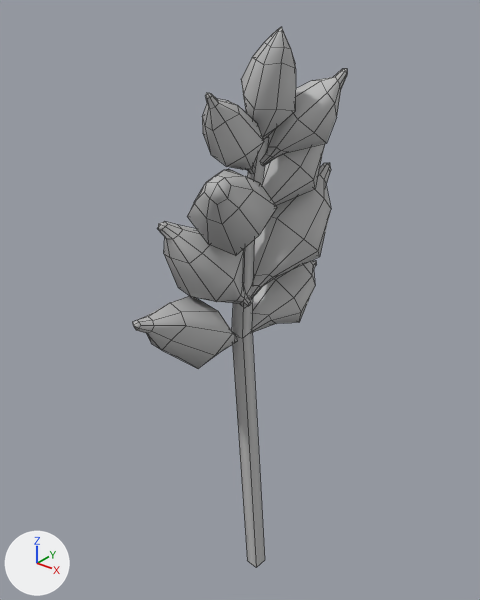
Renders of the FBX model Assets/Models/Origin_Mesh/wheat.fbx from each side of a commit.
The view is the same before and after, from a 50 mm lens placed at (0.299, -0.39, 0.527), pointed at (-0.016, 0.005, 0.282). The lights are fixed; the arrows at lower left show +X, +Y and +Z. Mesh edges are drawn as thin lines.

The first picture shows 'New_Assets:polySurface233'.
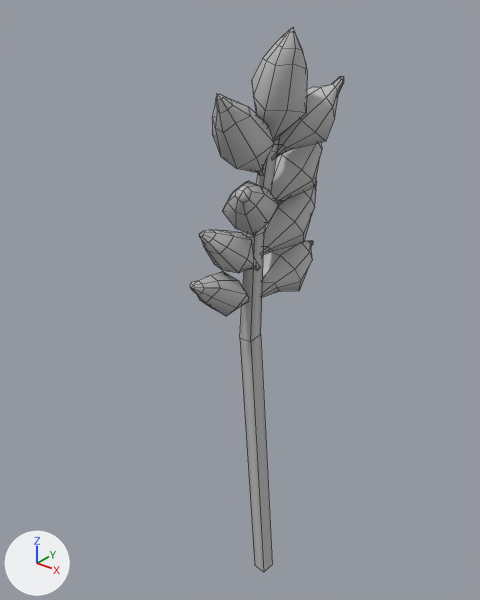
Where the change shows, as pixel boxes [x1, y1, x2, y2] in the pictures (480 x 600 px; the box of a moved part takes in the faces that stretch with it):
'New_Assets:polySurface233', reshaped, moved, rescaled (28% narrower)
    before: [133, 27, 347, 567]
    after: [190, 28, 344, 572]
part 1 of me_mesh, moved or reshaped
    before: [232, 136, 269, 567]
    after: [240, 138, 279, 572]
part 2 of me_mesh, moved or reshaped
    before: [187, 169, 277, 256]
    after: [223, 181, 279, 236]
part 3 of me_mesh, moved or reshaped
    before: [241, 27, 296, 140]
    after: [252, 28, 307, 141]
part 4 of me_mesh, moved or reshaped
    before: [261, 69, 347, 166]
    after: [274, 77, 344, 158]
part 5 of me_mesh, moved or reshaped
    before: [252, 260, 316, 333]
    after: [262, 241, 313, 297]
part 6 of me_mesh, moved or reshaped
    before: [262, 144, 325, 205]
    after: [271, 142, 322, 203]
part 7 of me_mesh, added
    after: [190, 271, 249, 316]
part 8 of me_mesh, added
    after: [199, 230, 261, 273]
part 9 of me_mesh, added
    after: [212, 94, 275, 175]
part 10 of me_mesh, added
    after: [263, 179, 317, 255]
part 11 of me_mesh, deleted
    before: [133, 296, 238, 368]
part 12 of me_mesh, deleted
    before: [202, 93, 264, 173]
part 13 of me_mesh, deleted
    before: [249, 163, 331, 299]
part 14 of me_mesh, deleted
    before: [157, 221, 251, 307]

What the commit changed:
me_mesh is used by ob_new_assets_polysurface233; location (-0.0091, 0.0, 0.2529); scale (0.00861, 0.00861, 0.00861).
me_mesh had 523 vertices, 504 faces and spanned x -4.7..6.4, y -12.6..11.7, z -29.2..28.5.
me_mesh now has 515 vertices, 496 faces and spans x -3.5..3.5, y -7.2..7.2, z 0.1..49.8.
me_mesh part 1: the loose piece of 17 vertices spanning x -1.6..3.1, y -0.7..1.5, z -29.2..22.4 is scaled about its middle by 0.861, then moved by (-1.2, -1.0, 25.8).
me_mesh part 2: the loose piece of 42 vertices spanning x -0.9..5.4, y -9.5..0.6, z 10.3..18.5 is scaled about its middle by 0.556, then moved by (-1.8, 1.3, 23.3).
me_mesh part 3: the loose piece of 58 vertices spanning x 0.2..4.9, y -2.4..2.5, z 18.4..28.5 is scaled about its middle by 0.861, then moved by (-1.5, -0.9, 22.0).
me_mesh part 4: the loose piece of 58 vertices spanning x 1.1..6.4, y 0.6..6.5, z 17.0..25.0 is scaled about its middle by 0.739, then moved by (-2.1, -1.7, 22.4).
me_mesh part 5: the loose piece of 58 vertices spanning x -3.1..3.0, y 0.5..11.7, z -1.0..5.0 is scaled about its middle by 0.668, then moved by (-1.1, -2.6, 28.2).
me_mesh part 6: the loose piece of 58 vertices spanning x -2.4..4.1, y 0.4..10.1, z 11.1..21.5 is scaled about its middle by 0.686, then moved by (-1.2, -2.4, 23.0).
me_mesh part 7: a new loose piece of 58 vertices spanning x -3.5..-0.2, y -7.2..-0.2, z 28.4..32.1, in mat_phong1 (grey #bcbcbc).
me_mesh part 8: a new loose piece of 58 vertices spanning x -3.3..0.1, y -5.8..-0.1, z 31.4..35.9, in mat_phong1 (grey #bcbcbc).
me_mesh part 9: a new loose piece of 58 vertices spanning x -2.1..2.1, y -6.8..-0.6, z 39.4..46.0, in mat_phong1 (grey #bcbcbc).
me_mesh part 10: a new loose piece of 50 vertices spanning x -3.1..1.3, y -0.8..6.8, z 31.9..37.7, in mat_phong1 (grey #bcbcbc).
me_mesh part 11: the loose piece of 58 vertices spanning x -4.7..1.8, y -12.6..1.0, z -1.4..5.9 is deleted.
me_mesh part 12: the loose piece of 58 vertices spanning x -1.2..3.8, y -6.8..0.4, z 16.4..24.1 is deleted.
me_mesh part 13: the loose piece of 58 vertices spanning x -2.9..4.5, y 0.5..11.6, z 3.5..15.3 is deleted.
me_mesh part 14: the loose piece of 58 vertices spanning x -4.5..2.2, y -8.4..1.0, z 2.9..13.4 is deleted.
Object 'New_Assets:polySurface233' (ob_new_assets_polysurface233) moves from (-0.0091, 0.0, 0.2529) to (0.0111, 0.0089, 0.0).
Object 'New_Assets:polySurface233' (ob_new_assets_polysurface233) is rescaled from (0.00861, 0.00861, 0.00861) to (0.01, 0.01, 0.01).
